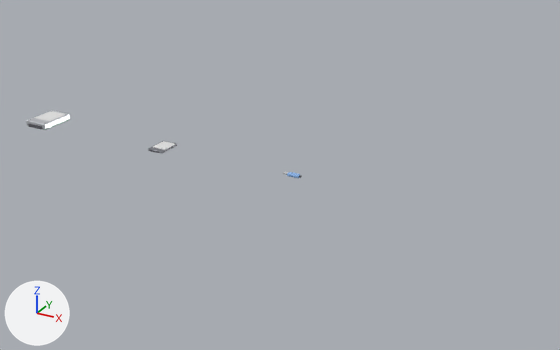
One commit to the Blender file assets/blender/modelos.blend: the scene before it, then after it.
Both versions are drawn from a 50 mm camera at (26.326, -2.211, 1.1) aimed at (25.254, -0.262, 0.126). The axes (+X, +Y, +Z) are drawn at lower left. The lights are the same throughout. The first picture is the older version.

Names of what the first picture shows: 'hd_35' and 2 more.
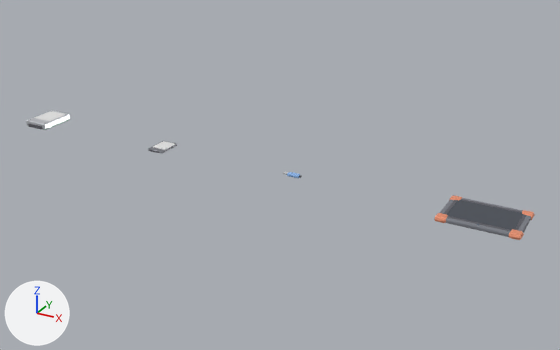
Pixel boxes [x1, y1, x2, y2] of what changed, in the pictures (560 x 350 px):
'tablet_perito', added
    after: [434, 195, 534, 240]
    faces in mat_tela (greyish blue #3f4550): [446, 200, 523, 230]
    faces in mat_plastico_escuro (grey #797c84): [440, 198, 531, 237]
    faces in mat_plastico_laranja (orange #e7906f): [434, 195, 534, 240]
    faces in mat_plastico_preto (dark grey #595961): [444, 199, 526, 231]

The change, as a diff of the scene's bpy script:
```diff
--- a/assets/blender/modelos.blend.py
+++ b/assets/blender/modelos.blend.py
@@ me_tablet_perito @@
+me_tablet_perito.from_pydata(...)  # 380 vertices, 365 faces; spans x -0.134..0.134, y -0.094..0.094, z -0.005..0.016
+# faces by material slot: [54, 216, 26, 1, 10, 26, 6, 26]
+me_tablet_perito.materials.append(mat_plastico_escuro)  # grey #797c84
+me_tablet_perito.materials.append(mat_plastico_laranja)  # orange #e7906f
+me_tablet_perito.materials.append(mat_plastico_preto)  # dark grey #595961
+me_tablet_perito.materials.append(mat_tela)  # greyish blue #3f4550
+me_tablet_perito.materials.append(mat_vidro_lente)  # dark blue #59697c
+me_tablet_perito.materials.append(mat_tecido_cinza)  # grey #a0a0a4
+me_tablet_perito.materials.append(mat_etiqueta)  # white #e7e7e7
+me_tablet_perito.materials.append(mat_metal_escuro)  # grey #8b8e95
@@ ob_tablet_perito @@
+ob_tablet_perito = bpy.data.objects.new('tablet_perito', me_tablet_perito)
+ob_tablet_perito.location = (25.839, 0.0, 0.0)
```
